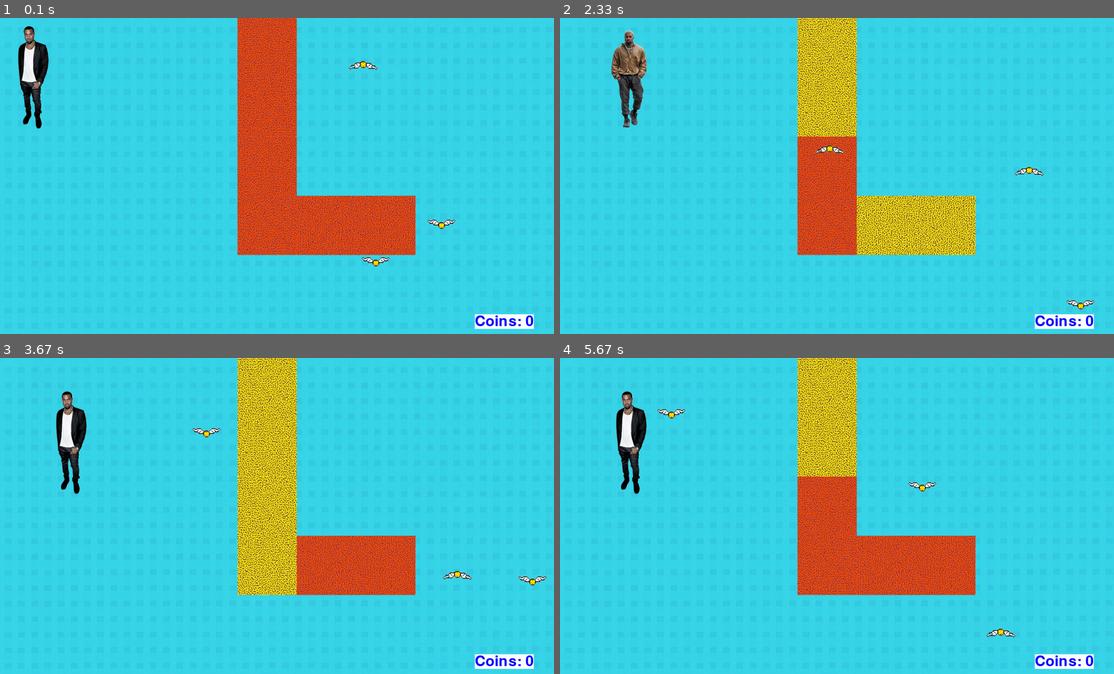
Above: before the commit, frames 1-4 (two rows, left to right).
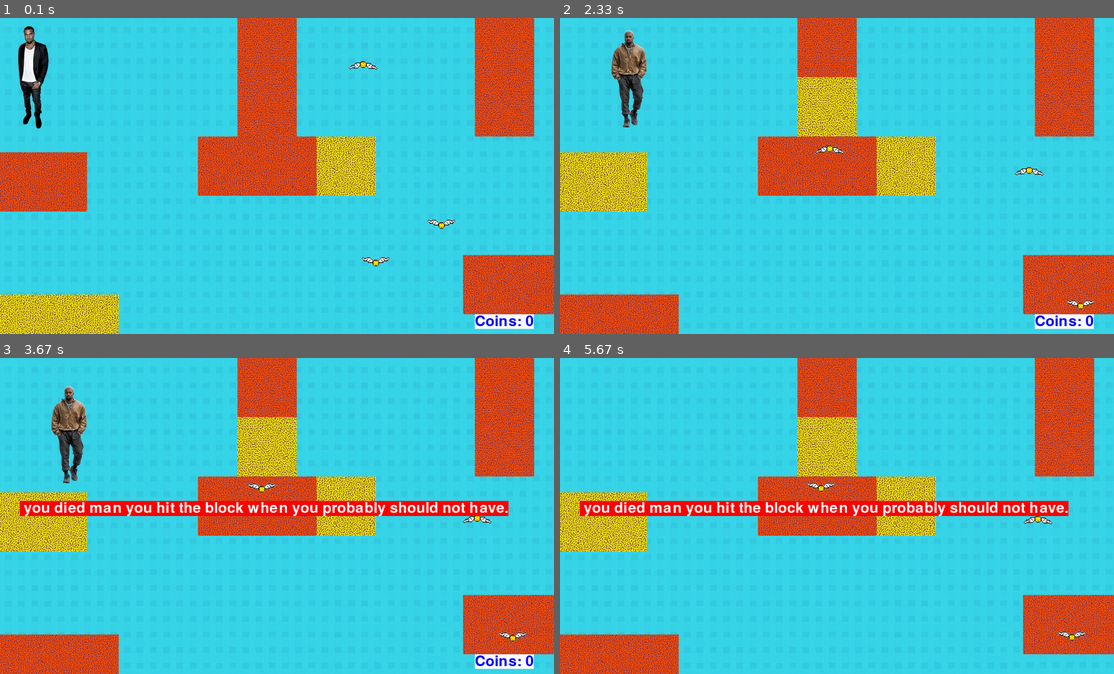
Above: after the commit, the same moments.

Repository: fwilson12/simple-pygame
Game: pygame game, started from main.py
Two runs of this game, one before a commit and one after it. Both use one fixed random seed, a clock stepped at 60 frames per second and the inputs below.
Inputs:
- Up to frame 1 (0.1 s): no input
- Up to frame 2 (2.33 s): hold Right 0.33-0.8 s; hold Up 0.83-1.13 s; hold Right 1.17-1.63 s; hold Left 1.67-2.2 s; hold Down from 2.23 s (still down)
- Up to frame 3 (3.67 s): release Down at 2.53 s
- Up to frame 4 (5.67 s): no input

The runs differ from the first frame. In frame 1, 25% of the frame differs, in the area x 0-100%, y 0-100%; in frame 2, 28%; in frame 3, 32%; in frame 4, 32%.

Commit message:
a fun and engaging game

Diff:
--- a/main.py
+++ b/main.py
@@ -11,7 +11,7 @@
 bg = pygame.image.load("background.png")
 screen = pygame.display.set_mode((screen_width,screen_height))
 
-pygame.display.set_caption("Coin Hunter")
+pygame.display.set_caption("Kanye West tries his Kanye Best to secure flying coins by making a Kanye Catch")
 
 clock = pygame.time.Clock()
 
@@ -71,6 +71,18 @@
 		text = font.render("Coins: "+str(self.score), True, 'blue', 'white')
 		screen.blit(text, (1200, 750))
 		pygame.display.flip()
+	def yay_you_win(self):
+		font = pygame.font.SysFont(None, 55)
+		text = font.render("congrats dude you got a lot of coins and won this little game.", True, 'white', 'blue')
+		screen.blit(text, (150, screen_height // 2 - text.get_height()))
+		pygame.display.flip()
+		pygame.time.delay(2000)
+	def boo_you_lose(self):
+		font = pygame.font.SysFont(None, 55)
+		text = font.render(" you died man you hit the block when you probably should not have.", True, 'white', 'red')
+		screen.blit(text, (50, screen_height // 2 - text.get_height()))
+		pygame.display.flip()
+		pygame.time.delay(2000)
 
 
 
@@ -152,10 +164,13 @@
 
 blocks = pygame.sprite.Group()
 blocks.add(Block(600,0, 'vertical'))
-blocks.add(Block(600,300, 'vertical'))
-blocks.add(Block(750,450, 'horizontal'))
-
-
+blocks.add(Block(600,150, 'vertical'))
+blocks.add(Block(650,300, 'horizontal'))
+blocks.add(Block(0,700, 'horizontal'))
+blocks.add(Block(500,300, 'horizontal'))
+blocks.add(Block(1200,0, 'vertical'))
+blocks.add(Block(-80,340, 'horizontal'))
+blocks.add(Block(1170,600, 'horizontal'))
 
 while True:
 
@@ -200,11 +215,14 @@
 
 	if yeezy.collision_multi(blocks) == True:
 		yeezy.kill()
+		yeezy.boo_you_lose()
 
 	for coin in coins:
 		if yeezy.collision_singular(coin) == True:
 			coin.relocate()
 			yeezy.score +=1
+	if yeezy.score == 25:
+		yeezy.yay_you_win()
 
 
 	pygame.display.update()
